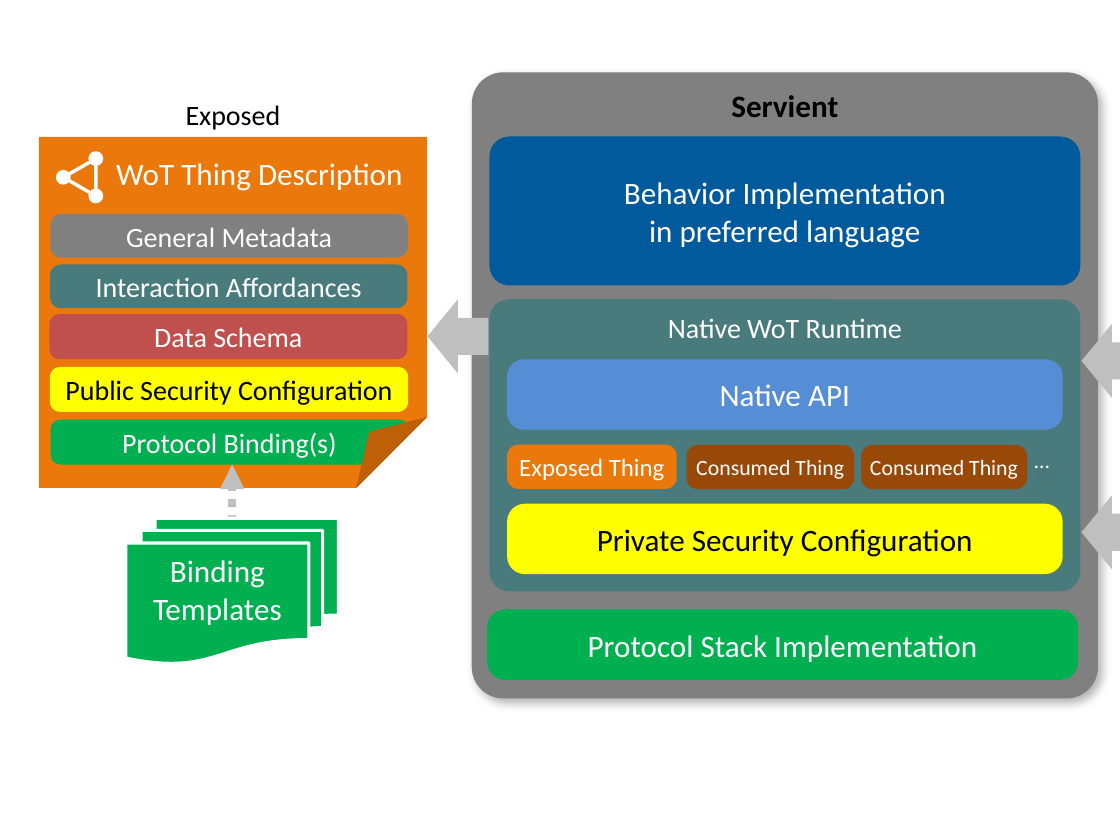
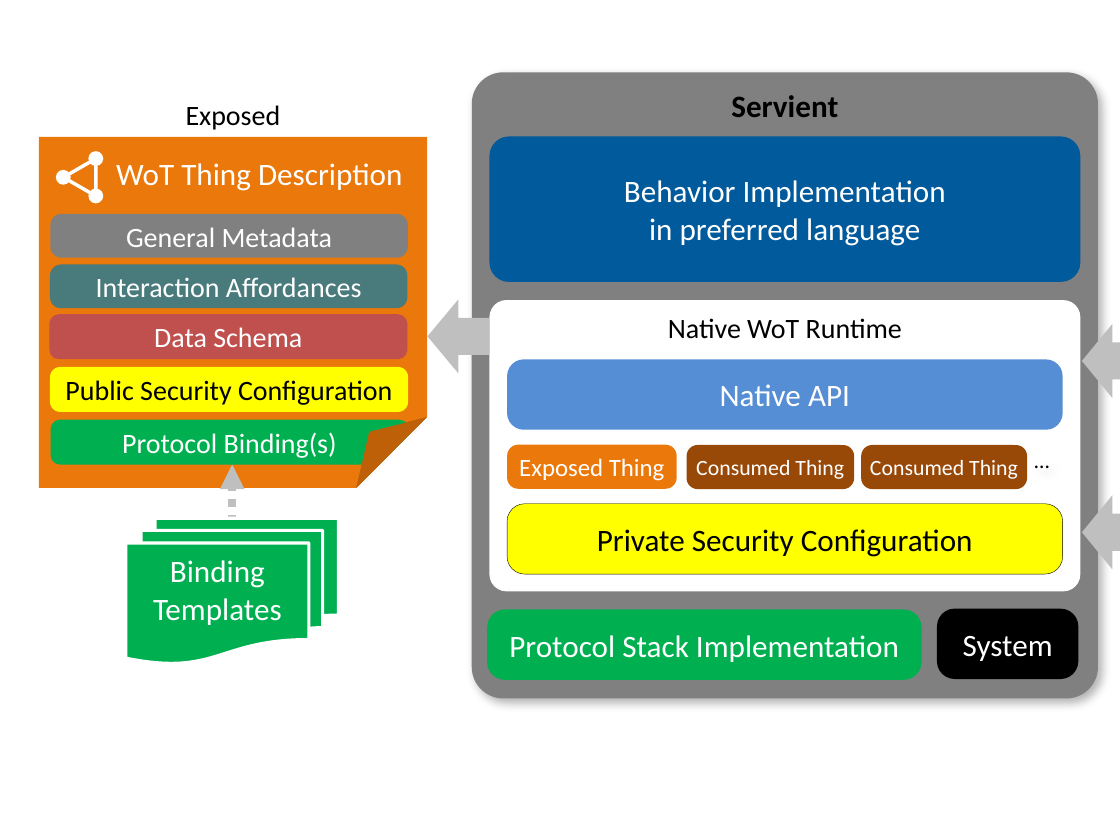
Before and after one commit to w3c/wot-architecture, a slide deck: slide 10 of images/wot-architecture-figures-new4.pptx. Drawn at 1120x840 pixels with LibreOffice and Linux fonts; fonts in the diff are those of the drawing. Boxes give left, top, right and bottom in pixels: in the first picture for what was removed or moved away, otherwise in the second. Text is boxed around its words. In the diff, an @@ line names an element or a change of style, - is before the commit and + after.

Commit message:
Add System module to Servient

```diff
--- a/images/wot-architecture-figures-new4.pptx
+++ b/images/wot-architecture-figures-new4.pptx
@@ rounded rectangle "Behavior Implementation in preferred language": place and size @@
-rounded rectangle "Behavior Implementation in preferred language" at (489, 137, 1081, 286)
+rounded rectangle "Behavior Implementation in preferred language" at (489, 137, 1081, 282)
@@ rounded rectangle "Native WoT Runtime" at (489, 300, 1081, 591): text colour #FFFFFF to #000000; fill #4A7B7C to #FFFFFF; proportions changed @@
@@ text "…" at (1021, 438, 1063, 485): text colour #FFFFFF to #000000 @@
@@ rounded rectangle "Private Security Configuration" at (507, 504, 1063, 575): outline none to #000000 0.25 pt @@
@@ rounded rectangle "Protocol Stack Implementation": place and size @@
-rounded rectangle "Protocol Stack Implementation" at (487, 609, 1079, 680)
+rounded rectangle "Protocol Stack Implementation" at (487, 609, 922, 680)
@@ rounded rectangle added at (937, 608, 1079, 679), fill #000000, 20 pt, text #FFFFFF @@
+System
```
Also in this commit, not shown: 1 other slide changed, 2 other files.
